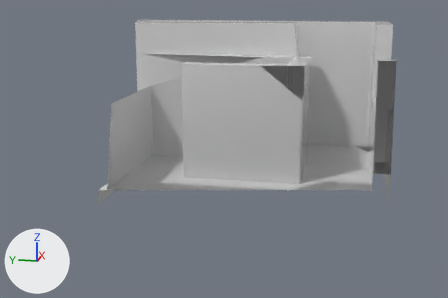
Renders of the FBX model BUTLERGUILLOTINE_UnityProject/Assets/Resources/Assets/Struct.fbx from each side of a commit.
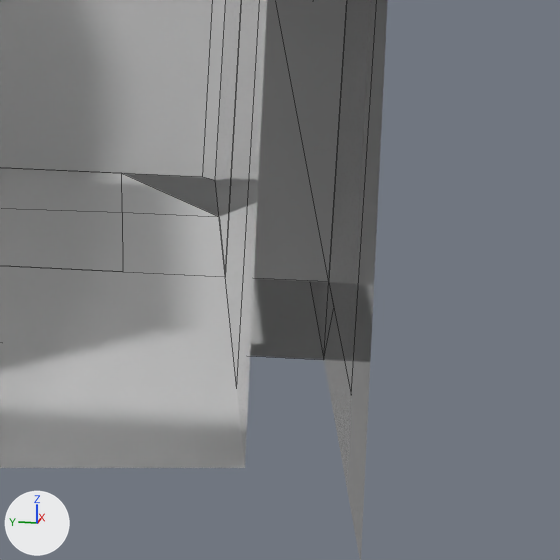
Old and new are each drawn whole from a camera (50 mm lens) standing at (-29.0, -8.9, 11.2) and looking at (5.8, -2.0, 2.5) and again close up on the part from 75% to 94% of the width and 40% to 69% of the height. Every picture has the same lights, and +X, +Y and +Z are marked at lower left. The close-ups show mesh edges as thin lines. Everything nearer to the camera than a plane just in front of the edit is cut away. Where no turn or scale is listed for an object, it has been applied to the vertices. Vertices at the same position are counted once.
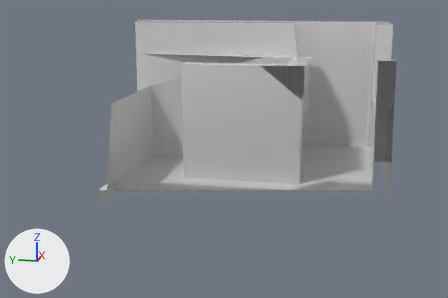
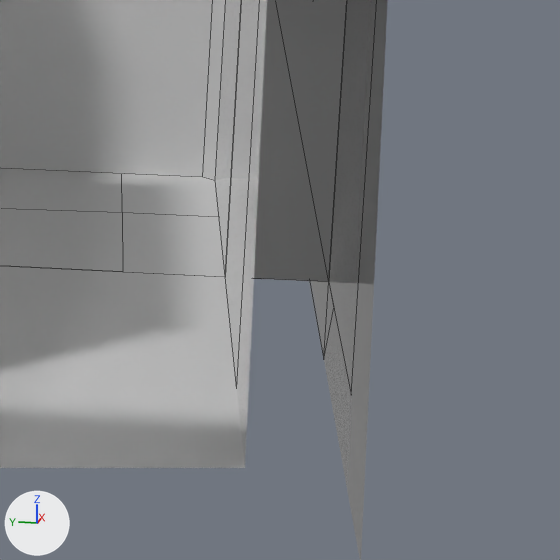
Where the change shows, as pixel boxes (x1, y1, x2, y2) in the close-ups (560 x 560 px):
'Object003', reshaped: before (0, 168, 329, 360); after (0, 168, 329, 358)
part 1 of me_mesh_003, cut back: before (90, 172, 324, 360); after (90, 172, 225, 271)

The edits, one by one:
me_mesh_003 has 37 vertices, 23 faces and spans x 0.0..5.6, y 0.0..18.5, z 0.0..0.9.
me_mesh_003 is used by ob_object003; location (11.59, -11.519, -0.169).
Verts and faces of me_mesh_003; kept vertices keep their numbers, new ones are numbered from 37.
Before the commit, vertices of me_mesh_003: 0 (5.6, 16.0, 0.0), 1 (5.6, 0.0, 0.0), 4 (4.7, 16.0, 0.0), 5 (4.7, 0.0, 0.0), 10 (2.5, 2.0, 0.8) at pixel (122, 212).
Before the commit, vertices of me_mesh_003: 11 (0.0, 16.0, 0.0), 12 (0.0, 0.0, 0.0) at pixel (323, 359), 20 (4.3, 2.0, 0.8) at pixel (121, 173), 21 (4.3, 6.0, 0.8), 22 (4.3, 14.0, 0.8).
Before the commit, vertices of me_mesh_003: 32 (2.5, 1.0, 0.8) at pixel (219, 216), 35 (0.0, 1.0, 0.8) at pixel (225, 276).
Part 1, on me_mesh_003:
Faces deleted: (0, 1, 5, 4), (4, 5, 12, 11), (10, 32, 20).
Vertices 20, 21, 22 move by (0.4, 0.0, 0.0).
Vertex 32 moves to (2.5, 0.6, 0.8).
Vertex 35 moves to (0.0, 0.7, 0.8), pixel (261, 278).
New vertex 37 is at (4.7, 0.6, 0.8).
New faces: (10, 32, 37, 20).
